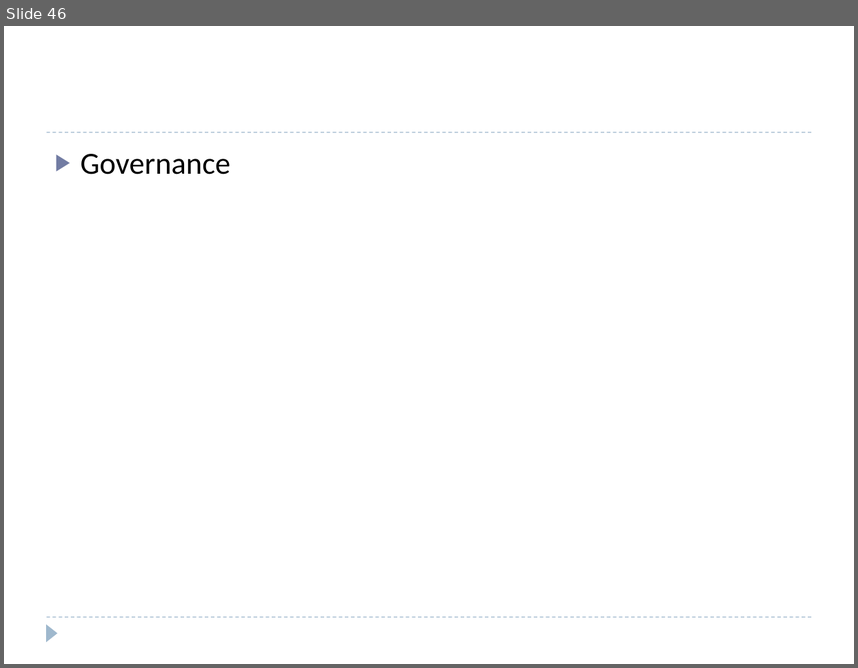
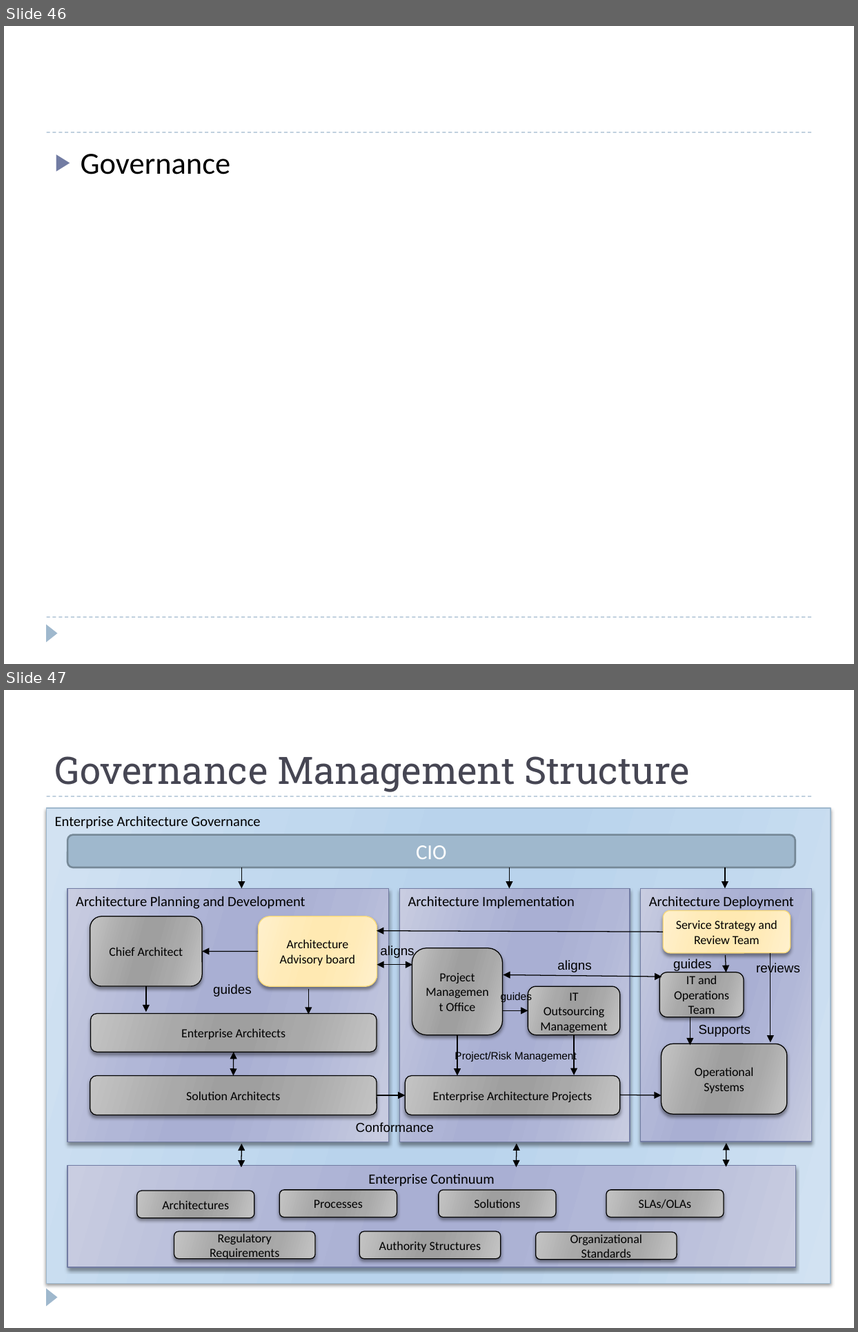
Before and after one commit to windieccf/t1-shipping, a slide deck: Enterprise Architech Presentation.pptx. Shown one above the other, each under a label of ours: slide 46 before the commit, slides 46 and 47 after it. The pictures are 858x668 and 858x1332 pixels, drawn with LibreOffice and Linux fonts; fonts in the diff are those of the drawing. Boxes give left, top, right and bottom in pixels: in the first picture for what was removed or moved away, otherwise in the second. Text is boxed around its words. In the diff, an @@ line names an element or a change of style, - is before the commit and + after.

Commit message:
Added governance

```diff
--- a/Enterprise Architech Presentation.pptx
+++ b/Enterprise Architech Presentation.pptx
@@ slide 47 added at (4,690,854,1328), background #FFFFFF; not listed: 3 template elements that a slide beside it also shows @@
@@ title added at (55,756,690,792), 32 pt, text #464653 @@
+Governance Management Structure
@@ group added at (47,808,831,1283): 18 rounded rectangles, 15 arrows, 9 texts, 6 double arrows, 5 rectangles @@
+Enterprise Architecture Governance
+CIO
+Architecture Planning and Development
+Architecture Implementation
+Enterprise Continuum
+Architecture Advisory board
+Chief Architect
+Enterprise Architects
+Solution Architects
+Project Management Office
+Enterprise Architecture Projects
+IT Outsourcing Management
+guides
+Architecture Deployment
+IT and Operations Team
+Operational Systems
+aligns
+guides
+Project/Risk Management
+Conformance
+aligns
+Supports
+Service Strategy and Review Team
+reviews
+guides
+Architectures
+Processes
+Solutions
+SLAs/OLAs
+Regulatory Requirements
+Authority Structures
+Organizational Standards
```
Also in this commit, not shown: 5 slides changed, 3 other slides added.
